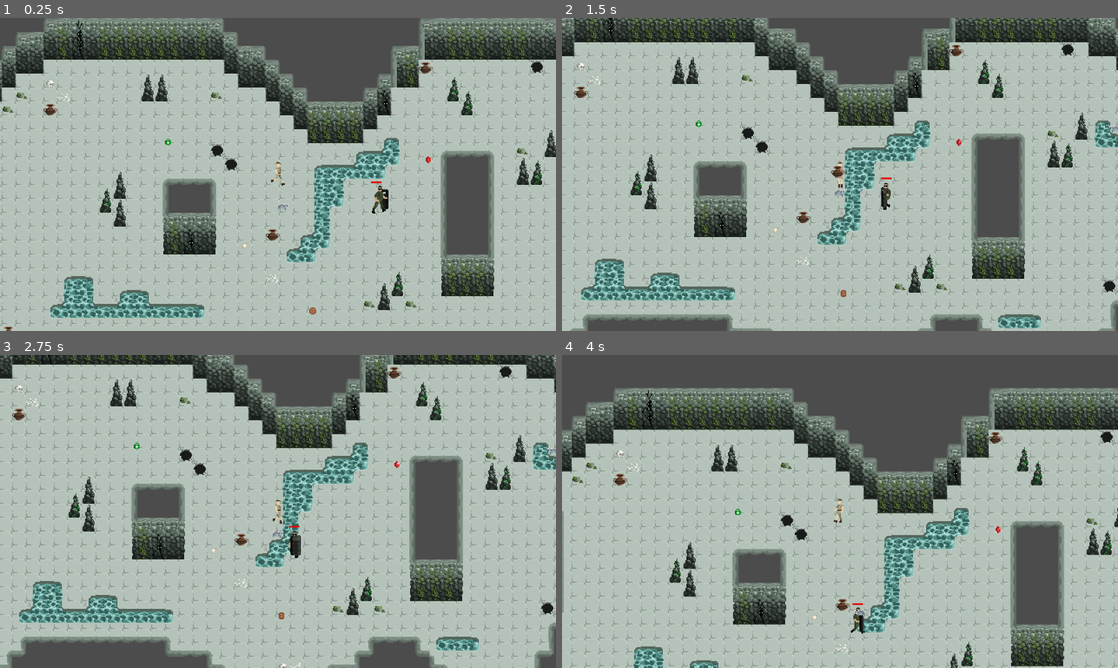
Above: before the commit, frames 1-4 (two rows, left to right).
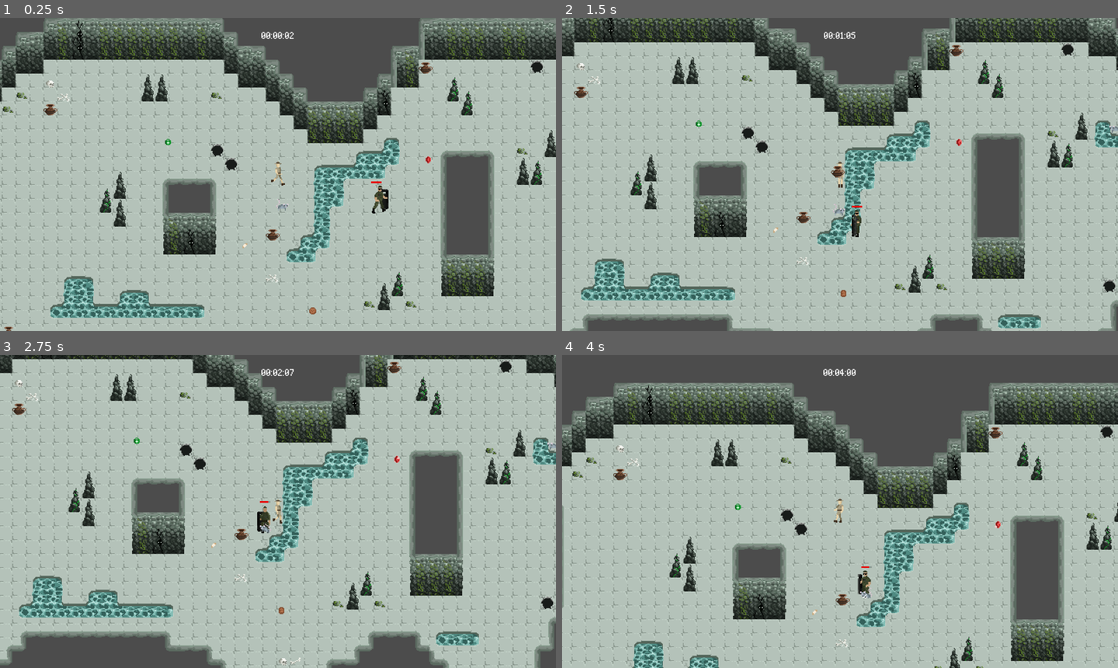
Above: after the commit, the same moments.

Repository: mirogon/Archaeology
Game: Godot game, scene res://Scenes/Main.tscn
Same seed, same stepped clock (60 frames per second), same inputs: the game is played once before the commit and once after it. The engine's default icon, where the game draws it, is replaced by a stand-in: a white triangle on a blue panel in a dark square.
Inputs (mouse positions are in pixels of both pictures, inside the frame that each line leads up to):
- Up to frame 1 (0.25 s): no input
- Up to frame 2 (1.5 s): tap Enter at 0.5 s; move the mouse to (962, 158) at 0.52 s; hold Right (ui_right) 0.53-1.28 s; click (962, 158) at 0.67 s; move the mouse to (728, 190) at 1.27 s; hold Down (ui_down) from 1.28 s (still down); click (728, 190) at 1.42 s
- Up to frame 3 (2.75 s): move the mouse to (333, 442) at 2.02 s; release Down (ui_down) at 2.03 s; hold Right (ui_right) from 2.03 s (still down); click (333, 442) at 2.17 s
- Up to frame 4 (4 s): move the mouse to (812, 574) at 2.77 s; release Right (ui_right) at 2.78 s; hold Up (ui_up) 2.78-3.53 s; click (812, 574) at 2.92 s; move the mouse to (1006, 558) at 3.52 s; hold Left (ui_left) from 3.53 s (still down); click (1006, 558) at 3.67 s

The runs differ from the first frame. In frame 1, less than 0.1% of the frame differs, in the area x 47-53%, y 4-7%; in frame 2, 0.4%; in frame 3, 24%, in the area x 0-100%, y 0-100%; in frame 4, 21%.

Commit message:
UI Game Timer

Diff:
--- a/Scenes/Main.tscn
+++ b/Scenes/Main.tscn
@@ -8,11 +8,17 @@
 [ext_resource path="res://Scenes/Bandage.tscn" type="PackedScene" id=6]
 [ext_resource path="res://Scenes/Ruby.tscn" type="PackedScene" id=7]
 [ext_resource path="res://Scenes/Coin.tscn" type="PackedScene" id=8]
+[ext_resource path="res://Scripts/TimerLabel.gd" type="Script" id=9]
+[ext_resource path="res://Asstes/Fonts/BitPotion.ttf" type="DynamicFontData" id=10]
 
 [sub_resource type="NavigationPolygon" id=1]
 vertices = PoolVector2Array( -546, -176, -544, -144, -559, -144, -767, -145, -751, -176, -783, 128, -744, 126, -569, 12 …(1968 unchanged characters)…
 polygons = [ PoolIntArray( 0, 1, 2, 3, 4 ), PoolIntArray( 5, 6, 7, 8, 9 ), PoolIntArray( 10, 11, 12, 13, 14, 15, 16 ),  …(3395 unchanged characters)…
 outlines = [ PoolVector2Array( -823, -111, -751, -176, -546, -176, -447, -80, -383, -81, -338, -144, -320, -145, -291,  …(2432 unchanged characters)…
+
+[sub_resource type="DynamicFont" id=2]
+size = 36
+font_data = ExtResource( 10 )
 
 [node name="Main" type="Node2D"]
 
@@ -38,10 +44,27 @@
 [node name="Coin" parent="." instance=ExtResource( 8 )]
 position = Vector2( -442, 113 )
 
+[node name="Rat" parent="." instance=ExtResource( 4 )]
+position = Vector2( -125, -77 )
+
 [node name="Navigation2D" type="Navigation2D" parent="."]
 
 [node name="NavigationPolygonInstance" type="NavigationPolygonInstance" parent="Navigation2D"]
 navpoly = SubResource( 1 )
 
-[node name="Rat" parent="." instance=ExtResource( 4 )]
-position = Vector2( -125, -77 )
+[node name="CanvasLayer" type="CanvasLayer" parent="."]
+
+[node name="TimerLabel" type="Label" parent="CanvasLayer"]
+anchor_right = 1.0
+margin_top = 24.0
+margin_bottom = 14.0
+custom_fonts/font = SubResource( 2 )
+text = "HELLO"
+align = 1
+script = ExtResource( 9 )
+
+[node name="Timer" type="Timer" parent="CanvasLayer"]
+wait_time = 0.1
+autostart = true
+
+[connection signal="timeout" from="CanvasLayer/Timer" to="CanvasLayer/TimerLabel" method="_on_Timer_timeout"]
--- a/Scenes/Soldier.tscn
+++ b/Scenes/Soldier.tscn
@@ -165,7 +165,6 @@
 
 [node name="NavigationMovement" parent="." instance=ExtResource( 2 )]
 moveSpeed = 75
-mouse_debug_mode = true
 animation_name = "Army"
 
 [node name="ProgressBar" parent="." instance=ExtResource( 3 )]
--- a/Scripts/NavigationMovement.gd
+++ b/Scripts/NavigationMovement.gd
@@ -72,17 +72,9 @@
 	else:
 		animated_sprite.animation = animation_name + "_Walk_Up"
 
-func mouse_debug_mode_set_position():
-	if Input.is_mouse_button_pressed(1):
-		var parent = get_parent() as Node2D
-		set_new_destination(parent.get_global_mouse_position())
-
 func _process(delta):
 	if(!active || !initialized):
 		return
-
-	if(mouse_debug_mode):
-		mouse_debug_mode_set_position()
 
 	if(destination_reached):
 		return
--- /dev/null
+++ b/Scripts/TimerLabel.gd
@@ -0,0 +1,41 @@
+extends Label
+
+var tenth_seconds: int = 0
+
+# Called when the node enters the scene tree for the first time.
+func _ready():
+	pass # Replace with function body.
+
+
+# Called every frame. 'delta' is the elapsed time since the previous frame.
+#func _process(delta):
+#	pass
+
+
+func _on_Timer_timeout():
+	tenth_seconds += 1
+
+	var minutes = tenth_seconds / 600
+	var seconds = tenth_seconds / 10
+
+	var minutes_string = ""
+	if(minutes < 10):
+		minutes_string = "0" + String(minutes)
+	else:
+		minutes_string = String(minutes)
+
+	var seconds_string = ""
+	if(seconds%60 < 10):
+		seconds_string = "0" + String(seconds%60)
+	else:
+		seconds_string = String(seconds%60)
+
+	var tenth_seconds_string = ""
+	if tenth_seconds%10 < 10:
+		tenth_seconds_string = "0" + String(tenth_seconds%10)
+	else:
+		tenth_seconds_string = String(tenth_seconds%10)
+
+	var time_string = minutes_string + ":" + seconds_string + ":" + tenth_seconds_string
+
+	self.text = time_string
Binary file added: Asstes/Fonts/BitPotion.ttf
Not shown: 1 places in Scenes/Main.tscn that only renumber resources
